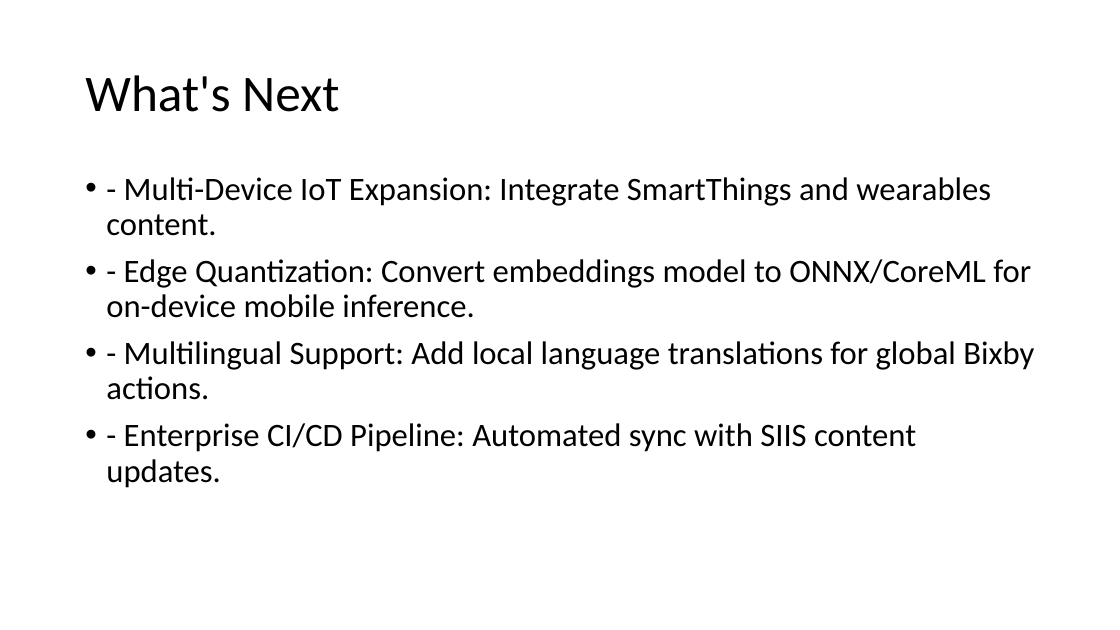
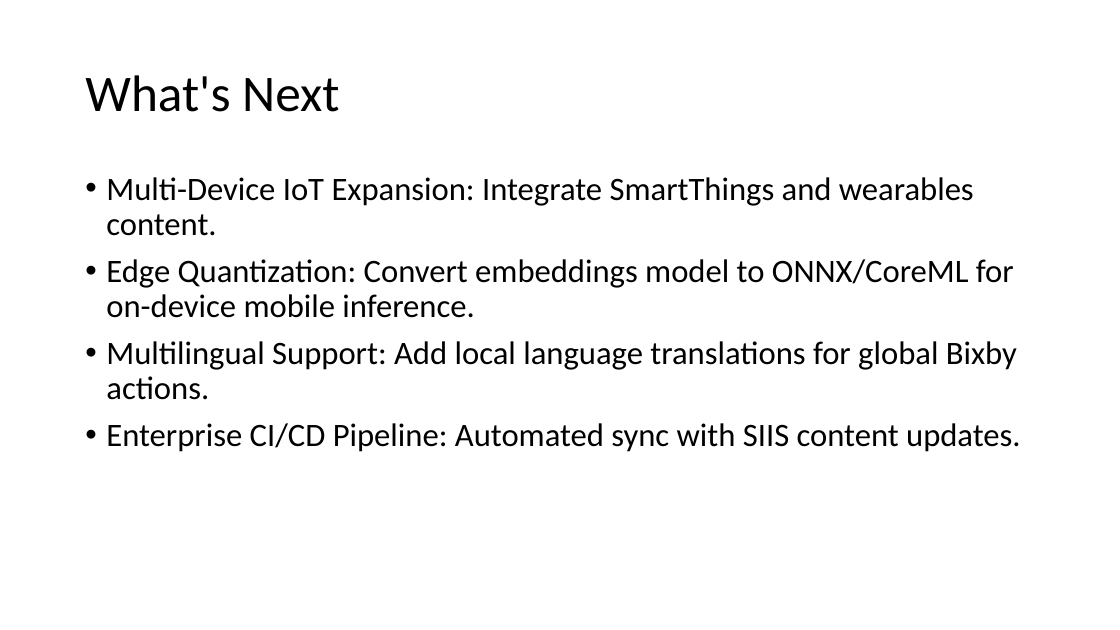
Before and after one commit to ADVENTH007/theme02-troubleshooting-engine, a slide deck: slide 10 of MSRIT_TWT_Submission.pptx (slide 9 before the commit). Drawn at 1120x630 pixels with LibreOffice and Linux fonts; fonts in the diff are those of the drawing. Boxes give left, top, right and bottom in pixels: in the first picture for what was removed or moved away, otherwise in the second. Text is boxed around its words. In the diff, an @@ line names an element or a change of style, - is before the commit and + after.

Commit message:
changed ppt
one slide added

```diff
--- a/MSRIT_TWT_Submission.pptx
+++ b/MSRIT_TWT_Submission.pptx
@@ text at box(106, 177, 1021, 452): text changed @@
-• - Multi-Device IoT Expansion: Integrate SmartThings and wearables content.
-• - Edge Quantization: Convert embeddings model to ONNX/CoreML for on-device mobile inference.
-• - Multilingual Support: Add local language translations for global Bixby actions.
-• - Enterprise CI/CD Pipeline: Automated sync with SIIS content updates.
+• Multi-Device IoT Expansion: Integrate SmartThings and wearables content.
+• Edge Quantization: Convert embeddings model to ONNX/CoreML for on-device mobile inference.
+• Multilingual Support: Add local language translations for global Bixby actions.
+• Enterprise CI/CD Pipeline: Automated sync with SIIS content updates.
```
Also in this commit, not shown: 10 other slides changed, 1 slide added.
